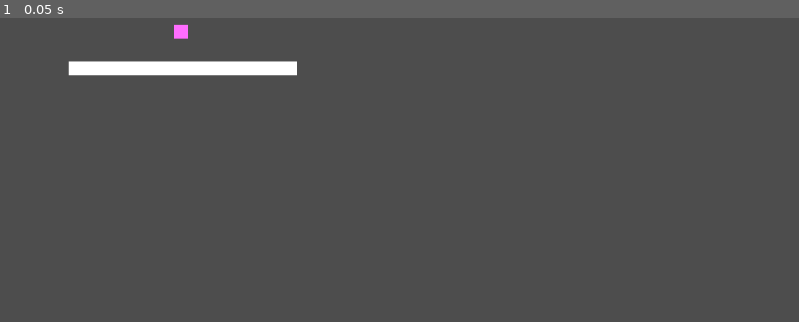
Above: before the commit, frame 1.
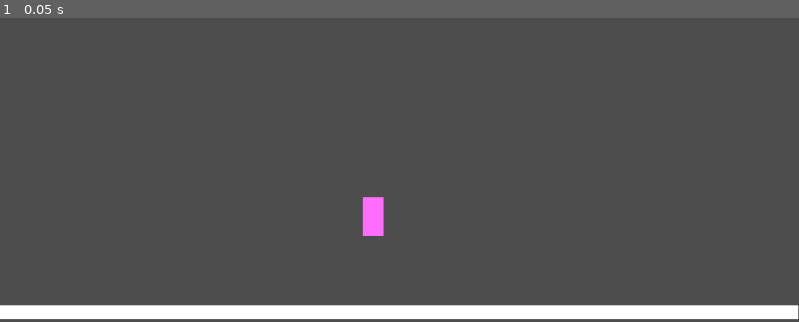
Above: after the commit, the same moment.

Repository: Haigsov/Jetpack-Joyride
Game: Godot game, scene res://src/main/main.tscn
The game is run twice, just before and just after one commit, with the same random seed, the same clock (stepped at 60 frames per second) and the same inputs.
Inputs:
- Up to frame 1 (0.05 s): no input

The runs differ from the first frame. In frame 1, 6.5% of the frame differs, in the area x 0-100%, y 1-100%.

Commit message:
Changed sizes for Player and Floor

Diff:
--- a/src/floor/floor.tscn
+++ b/src/floor/floor.tscn
@@ -1,7 +1,7 @@
 [gd_scene load_steps=2 format=3 uid="uid://bct0kbb0ejlyf"]
 
 [sub_resource type="RectangleShape2D" id="RectangleShape2D_b1g63"]
-size = Vector2(328, 20)
+size = Vector2(1153, 20)
 
 [node name="Floor" type="StaticBody2D"]
 collision_layer = 2
@@ -10,6 +10,5 @@
 shape = SubResource("RectangleShape2D_b1g63")
 
 [node name="Polygon2D" type="Polygon2D" parent="."]
-position = Vector2(-0.500004, 0)
-scale = Vector2(16.45, 1)
-polygon = PackedVector2Array(-10, -10, 10, -10, 10, 10, -10, 10)
+scale = Vector2(57.65, 1)
+polygon = PackedVector2Array(-10, -10, 10, -10, 10, -0.717117, 10, 10, -10, 10)
--- a/src/main/main.tscn
+++ b/src/main/main.tscn
@@ -6,7 +6,7 @@
 [node name="Main" type="Node2D"]
 
 [node name="Floor" parent="." instance=ExtResource("1_3eh75")]
-position = Vector2(264, 282)
+position = Vector2(575, 634)
 
 [node name="Player" parent="." instance=ExtResource("2_3s6yk")]
-position = Vector2(261, 229)
+position = Vector2(538, 496)
--- a/src/player/player.tscn
+++ b/src/player/player.tscn
@@ -1,13 +1,18 @@
 [gd_scene load_steps=2 format=3 uid="uid://coatqqc3shh31"]
 
 [sub_resource type="RectangleShape2D" id="RectangleShape2D_qnmj6"]
+size = Vector2(20, 37)
 
 [node name="Player" type="CharacterBody2D"]
+scale = Vector2(1.5, 1.5)
 collision_mask = 2
 
 [node name="CollisionShape2D" type="CollisionShape2D" parent="."]
 shape = SubResource("RectangleShape2D_qnmj6")
+metadata/_edit_group_ = true
 
 [node name="Polygon2D" type="Polygon2D" parent="."]
+scale = Vector2(1, 1.85)
 color = Color(1, 0.427451, 1, 1)
 polygon = PackedVector2Array(-10, -10, 10, -10, 10, 10, -10, 10)
+metadata/_edit_group_ = true
